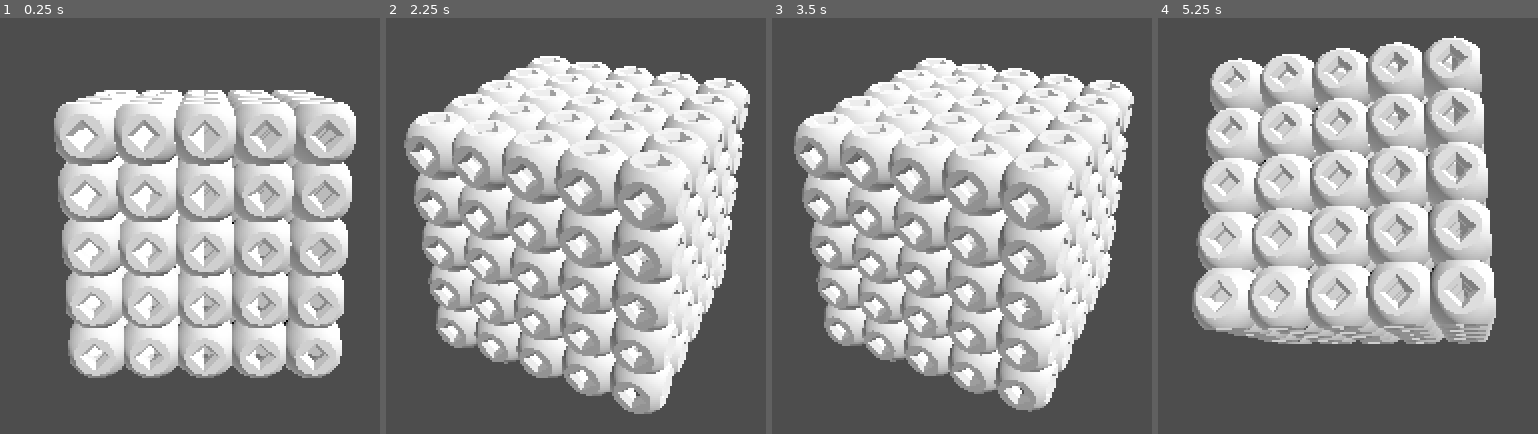
Above: before the commit, frames 1-4 (left to right).
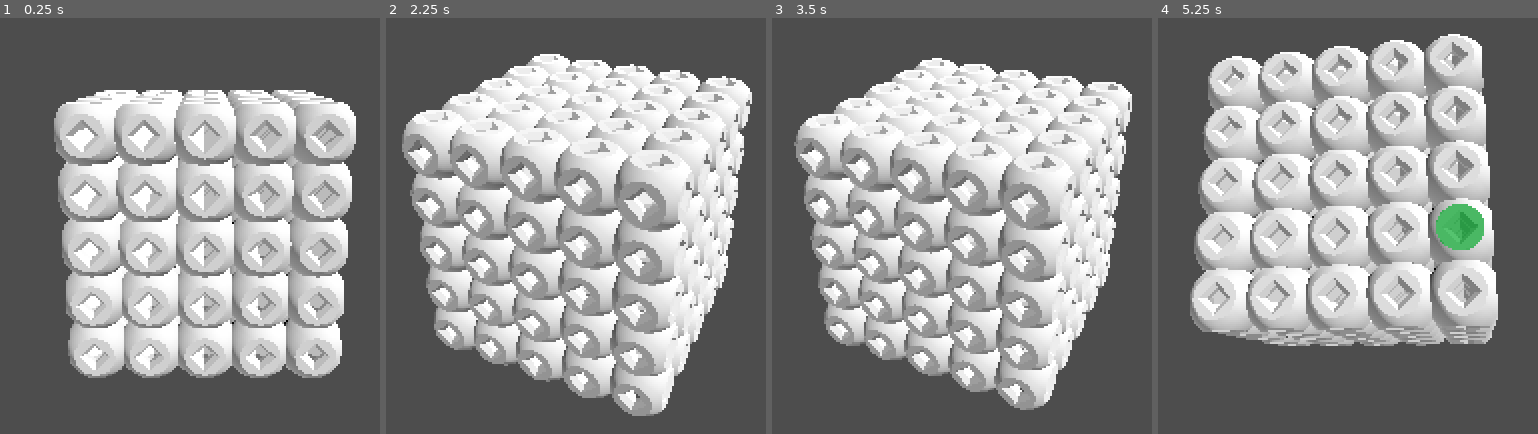
Above: after the commit, the same moments.

Repository: erikringwalters/quble-blast
Game: Godot game, scene res://scenes/main.tscn
Two runs of this game, one before a commit and one after it. Both use one fixed random seed, a clock stepped at 60 frames per second and the inputs below.
Inputs (mouse positions are in pixels of both pictures, inside the frame that each line leads up to):
- Up to frame 1 (0.25 s): no input
- Up to frame 2 (2.25 s): tap Enter at 0.5, 2 s; move the mouse to (outside the picture) at 0.52 s; hold Middle mouse button (middle_click) 0.53-1.28 s; click (outside the picture) at 0.67 s; tap Space at 1.25 s; move the mouse to (outside the picture) at 1.27 s; right-click (outside the picture) at 1.35 s; click (outside the picture) at 1.42 s; move the mouse to (outside the picture) at 2.02 s; hold Mouse wheel up (zoom_in) from 2.03 s (still down); click (outside the picture) at 2.17 s
- Up to frame 3 (3.5 s): move the mouse to (897, 396) at 2.77 s; release Mouse wheel up (zoom_in) at 2.78 s; tap Mouse wheel down (zoom_out) at 2.85 s; click (897, 396) at 2.92 s
- Up to frame 4 (5.25 s): move the mouse to (outside the picture) at 3.52 s; hold Middle mouse button (middle_click) 3.53-4.28 s; click (outside the picture) at 3.67 s; tap Space at 4.25 s; move the mouse to (outside the picture) at 4.27 s; right-click (outside the picture) at 4.35 s; click (outside the picture) at 4.42 s; tap Enter at 5 s; move the mouse to (1443, 213) at 5.02 s; hold Mouse wheel up (zoom_in) from 5.03 s (still down); click (1443, 213) at 5.17 s

The runs differ from the first frame. In frame 2, 8.7% of the frame differs, in the area x 4-97%, y 8-96%; in frame 3, 4.1%; in frame 4, 9.8%, in the area x 8-90%, y 3-79%.

Commit message:
camera rig changes

Diff:
--- a/scenes/camera_rig.tscn
+++ b/scenes/camera_rig.tscn
@@ -13,19 +13,19 @@
 
 [node name="SpringArm" type="SpringArm3D" parent="CameraPivot"]
 unique_name_in_owner = true
-transform = Transform3D(1, 0, 0, 0, 0.9659258, 0.258819, 0, -0.258819, 0.9659258, 0, 0, -9.536743e-07)
+transform = Transform3D(1, 0, 0, 0, 0.96592563, 0.25881898, 0, -0.25881898, 0.96592563, 0, 0, -9.5367426e-07)
 collision_mask = 2
 shape = SubResource("SphereShape3D_txy7i")
 spring_length = 20.0
 
 [node name="Camera" type="Camera3D" parent="CameraPivot/SpringArm"]
 unique_name_in_owner = true
-transform = Transform3D(1, 0, 0, 0, 0.99999994, 0, 0, 0, 0.99999994, 0, -0.34675074, 20.612604)
+transform = Transform3D(1, 0, 0, 0, 1.0000001, 0, 0, 0, 1.0000001, 0, 0, 0)
 current = true
 
 [node name="DirectionalLightTop" type="DirectionalLight3D" parent="CameraPivot/SpringArm/Camera"]
-transform = Transform3D(0.70710677, -0.5, 0.50000006, 0.18301266, 0.8124222, 0.5536032, -0.6830127, -0.29995018, 0.6659755, 0, 5.17638, -19.318508)
+transform = Transform3D(0.70710677, -0.5, 0.50000006, 0.18301265, 0.8124223, 0.5536032, -0.6830127, -0.29995024, 0.6659756, 0, 4, 0)
 
 [node name="DirectionalLightBottom" type="DirectionalLight3D" parent="CameraPivot/SpringArm/Camera"]
-transform = Transform3D(0.49999997, -0.61237246, -0.61237246, -0.22414385, 0.59150636, -0.774519, 0.8365162, 0.524519, 0.15849364, 0, -4.4828777, -21.906696)
+transform = Transform3D(0.50000006, -0.61237246, -0.61237246, -0.22414389, 0.59150636, -0.7745191, 0.8365163, 0.52451915, 0.15849364, 0, -4, 0)
 light_energy = 0.25
--- a/scenes/face_area.tscn
+++ b/scenes/face_area.tscn
@@ -8,6 +8,7 @@
 [sub_resource type="StandardMaterial3D" id="StandardMaterial3D_aqh6m"]
 transparency = 1
 shading_mode = 0
+diffuse_mode = 3
 albedo_color = Color(0, 0.6481333, 0.15942213, 0.6666667)
 disable_receive_shadows = true
 
@@ -16,7 +17,7 @@
 material = SubResource("StandardMaterial3D_aqh6m")
 top_radius = 0.6
 bottom_radius = 0.6
-height = 0.05
+height = 0.025
 
 [node name="FaceArea" type="Area3D"]
 script = ExtResource("1_01bpb")
@@ -24,7 +25,6 @@
 [node name="Collision" type="CollisionShape3D" parent="."]
 transform = Transform3D(1, 0, 0, 0, 1, 0, 0, 0, 1, -0.8, 0, 0)
 shape = SubResource("BoxShape3D_aqh6m")
-disabled = true
 
 [node name="Mesh" type="MeshInstance3D" parent="."]
 unique_name_in_owner = true
--- a/scripts/camera_rig.gd
+++ b/scripts/camera_rig.gd
@@ -8,7 +8,7 @@
 @export var med_spring_arm_length: float = 12.0
 @export var max_spring_arm_length: float = 20.0
 @export var spring_arm_length: float = max_spring_arm_length
-@export var zoom_speed: float = 0.05
+@export var zoom_speed: float = 0.1
 @export var max_angle_up: float = PI / 2.0
 @export var max_angle_down: float = -PI / 2.5
 
